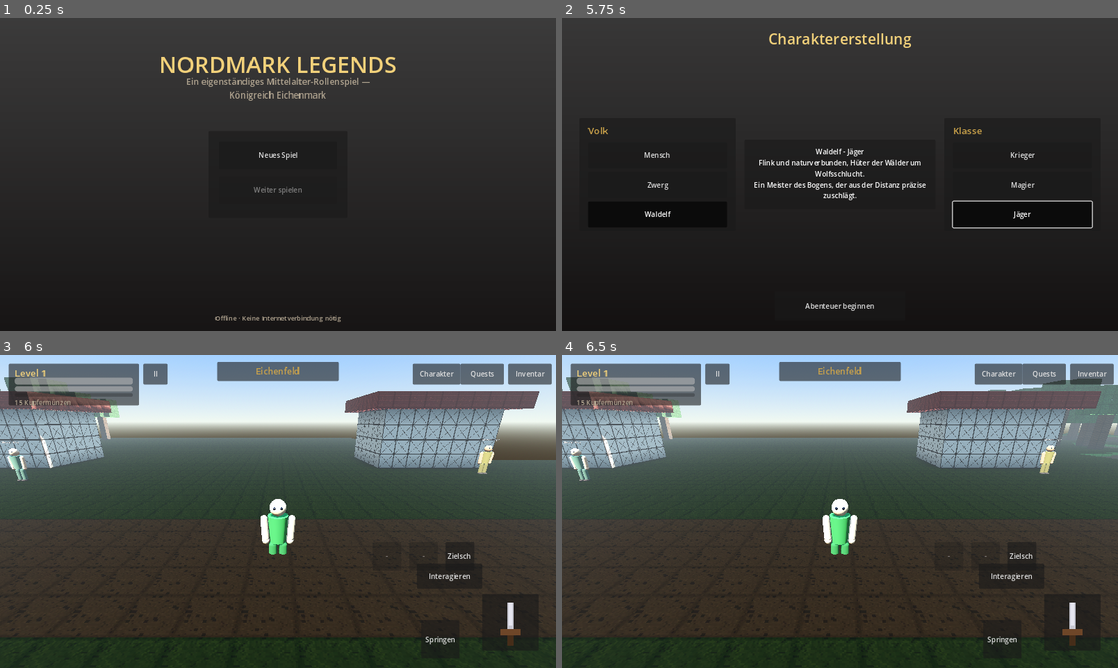
Above: before the commit, frames 1-4 (two rows, left to right).
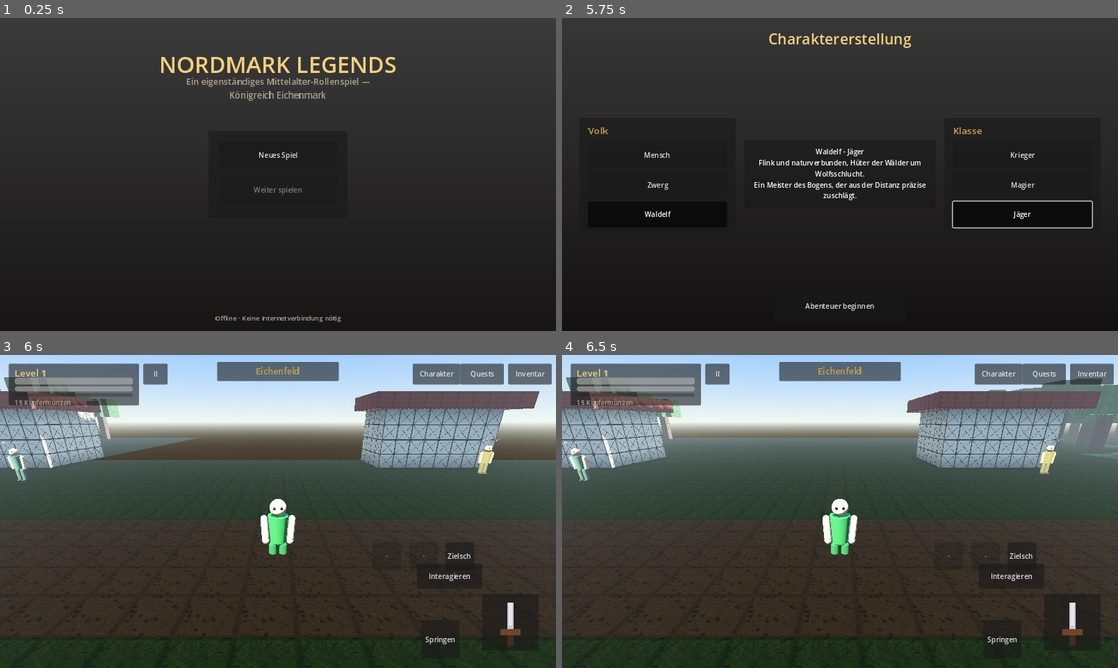
Above: after the commit, the same moments.

Repository: Airmaxx89/Test2
Game: Godot game, scene res://scenes/Main.tscn
The game is run twice, just before and just after one commit, with the same random seed, the same clock (stepped at 60 frames per second) and the same inputs.
Inputs:
- Up to frame 1 (0.25 s): no input
- Up to frame 2 (5.75 s): click "Neues Spiel" at 0.5 s; click "Mensch" at 1.25 s; click "Zwerg" at 2 s; click "Waldelf" at 2.75 s; click "Krieger" at 3.5 s; click "Magier" at 4.25 s; click "Jäger" at 5 s
- Up to frame 3 (6 s): click "Abenteuer beginnen" at 5.75 s
- Up to frame 4 (6.5 s): no input

Frames 1-2 are identical in both runs. In frame 3, 3.1% of the frame differs, in the area x 13-66%, y 13-34%; in frame 4, nothing differs.

Commit message:
Fix movement: reduce chunk-gen stalls + add desktop keyboard/mouse controls
The movement felt broken because the main thread stalled for seconds while
chunks streamed in (per-face terrain-height re-sampling of the noise), so
input did nothing during the freezes and the view lurched afterwards.

- Memoize World.get_height and World.get_biome so chunk meshing stops
  recomputing the same noise/biome thousands of times per chunk, and build
  one chunk per frame so any remaining hitch is smaller.
- Add parallel PC controls in Player: WASD/arrows to move, right-mouse-drag
  to look, Space jump, E interact, F attack, 1/2/3 abilities. The touch
  joystick/buttons keep working for Android, so neither scheme disables the
  other.

Diff:
--- a/scripts/entities/Player.gd
+++ b/scripts/entities/Player.gd
@@ -33,6 +33,10 @@
 var walk_phase: float = 0.0
 var idle_phase: float = 0.0
 
+# Desktop mouse-look accumulator (right mouse button held). Kept separate from
+# the touch look bridge so both control schemes can coexist.
+var _mouse_look: Vector2 = Vector2.ZERO
+
 signal target_changed(mob: Node3D)
 
 
@@ -70,8 +74,45 @@
 	GameManager.world_position = global_position
 
 
+# Desktop controls: WASD/arrows move, right-mouse-drag looks, Space jumps,
+# E interacts, F attacks, 1/2/3 cast abilities. Touch controls (joystick +
+# on-screen buttons) keep working in parallel for Android - both just feed the
+# same InputState / camera, so neither disables the other.
+func _input(event: InputEvent) -> void:
+	if event is InputEventMouseMotion and Input.is_mouse_button_pressed(MOUSE_BUTTON_RIGHT):
+		_mouse_look += event.relative
+	elif event is InputEventKey and event.pressed and not event.echo:
+		match event.physical_keycode:
+			KEY_SPACE:
+				InputState.jump_pressed = true
+			KEY_E:
+				InputState.interact_pressed = true
+			KEY_F:
+				InputState.attack_pressed = true
+			KEY_1:
+				InputState.request_ability(0)
+			KEY_2:
+				InputState.request_ability(1)
+			KEY_3:
+				InputState.request_ability(2)
+
+
+func _keyboard_move() -> Vector2:
+	var v := Vector2.ZERO
+	if Input.is_physical_key_pressed(KEY_W) or Input.is_physical_key_pressed(KEY_UP):
+		v.y -= 1.0
+	if Input.is_physical_key_pressed(KEY_S) or Input.is_physical_key_pressed(KEY_DOWN):
+		v.y += 1.0
+	if Input.is_physical_key_pressed(KEY_A) or Input.is_physical_key_pressed(KEY_LEFT):
+		v.x -= 1.0
+	if Input.is_physical_key_pressed(KEY_D) or Input.is_physical_key_pressed(KEY_RIGHT):
+		v.x += 1.0
+	return v
+
+
 func _handle_camera() -> void:
-	var look := InputState.consume_look()
+	var look := InputState.consume_look() + _mouse_look
+	_mouse_look = Vector2.ZERO
 	yaw -= look.x * ROTATE_SPEED
 	pitch -= look.y * ROTATE_SPEED
 	pitch = clamp(pitch, CAMERA_MIN_PITCH, CAMERA_MAX_PITCH)
@@ -88,7 +129,7 @@
 		if InputState.consume_jump():
 			velocity.y = JUMP_VELOCITY
 
-	var move := InputState.move_vector
+	var move := (InputState.move_vector + _keyboard_move()).limit_length(1.0)
 	var input_dir := Vector3(move.x, 0, move.y)
 	var move_dir := input_dir.rotated(Vector3.UP, yaw)
 	var is_moving := move_dir.length() > 0.01
--- a/scripts/world/World.gd
+++ b/scripts/world/World.gd
@@ -10,7 +10,7 @@
 const WORLD_HEIGHT := 48
 const LOAD_RADIUS := 3
 const IMMEDIATE_RADIUS := 1
-const CHUNKS_PER_FRAME := 2
+const CHUNKS_PER_FRAME := 1
 const WATER_LEVEL := 27
 
 var noise: FastNoiseLite
@@ -18,6 +18,13 @@
 var chunks: Dictionary = {} # Vector2i -> Chunk
 var atlas_material: StandardMaterial3D
 var water_material: StandardMaterial3D
+
+# Terrain height/biome are deterministic per (x,z) but sampled a huge number
+# of times during chunk meshing (once per face-visibility and per AO corner
+# check). Recomputing the noise each time is the single biggest cause of the
+# main-thread stalls while chunks stream in, so memoize both.
+var _height_cache: Dictionary = {} # Vector2i(x,z) -> int
+var _biome_cache: Dictionary = {}  # int x -> String
 
 var spawner_state: Dictionary = {} # spawner id -> {"alive": Array, "timer": float}
 
@@ -119,7 +126,11 @@
 
 
 func get_biome(x: int) -> String:
-	return ZoneData.get_biome(x)
+	if _biome_cache.has(x):
+		return _biome_cache[x]
+	var b := ZoneData.get_biome(x)
+	_biome_cache[x] = b
+	return b
 
 
 ## Ground level to stand on, raised above the water surface in swampy spots
@@ -137,29 +148,35 @@
 
 
 func get_height(x: int, z: int) -> int:
-	var biome := ZoneData.get_biome(x)
+	var key := Vector2i(x, z)
+	if _height_cache.has(key):
+		return _height_cache[key]
+	var biome := get_biome(x)
+	var h: int
 	if biome == "meadow" and absi(x) < 26:
-		return 32
-	if biome == "ruins":
-		return 34
-	var n := noise.get_noise_2d(float(x), float(z))
-	var h: int
-	match biome:
-		"meadow":
-			h = 32 + int(n * 4.0)
-		"forest":
-			h = 33 + int(n * 5.0)
-		"hills":
-			h = 36 + int(n * 10.0)
-		"swamp":
-			h = 25 + int(n * 2.0)
-		_:
-			h = 32
-	return clampi(h, 10, 45)
+		h = 32
+	elif biome == "ruins":
+		h = 34
+	else:
+		var n := noise.get_noise_2d(float(x), float(z))
+		match biome:
+			"meadow":
+				h = 32 + int(n * 4.0)
+			"forest":
+				h = 33 + int(n * 5.0)
+			"hills":
+				h = 36 + int(n * 10.0)
+			"swamp":
+				h = 25 + int(n * 2.0)
+			_:
+				h = 32
+		h = clampi(h, 10, 45)
+	_height_cache[key] = h
+	return h
 
 
 func get_surface_block(x: int) -> int:
-	match ZoneData.get_biome(x):
+	match get_biome(x):
 		"meadow", "forest":
 			return VoxelData.Block.GRASS
 		"hills":
@@ -173,7 +190,7 @@
 
 
 func get_block(x: int, y: int, z: int) -> int:
-	return get_block_in_column(x, y, z, get_height(x, z), ZoneData.get_biome(x))
+	return get_block_in_column(x, y, z, get_height(x, z), get_biome(x))
 
 
 ## Faster path for chunk meshing: caller already knows the column's height
Not shown, changed: README.md
